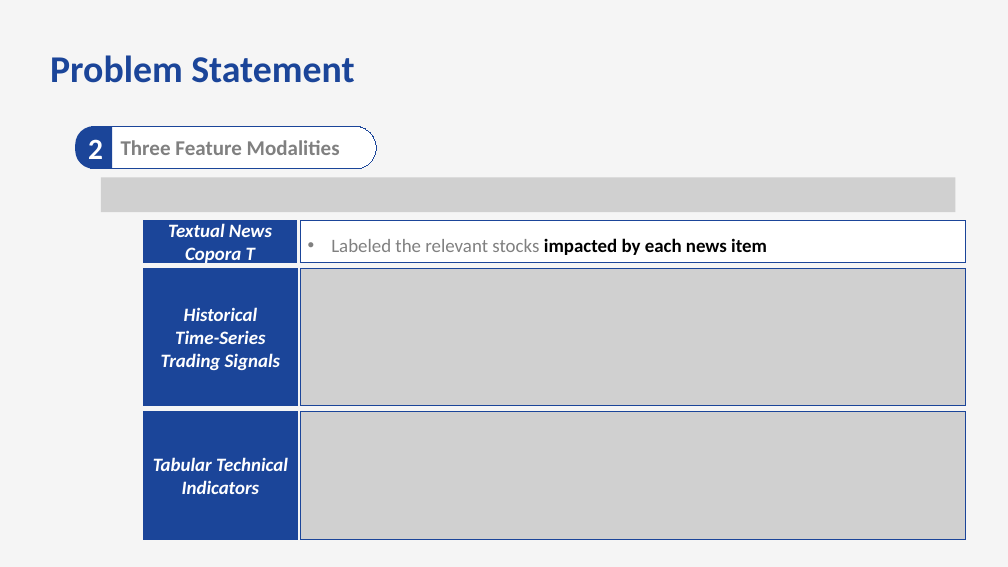
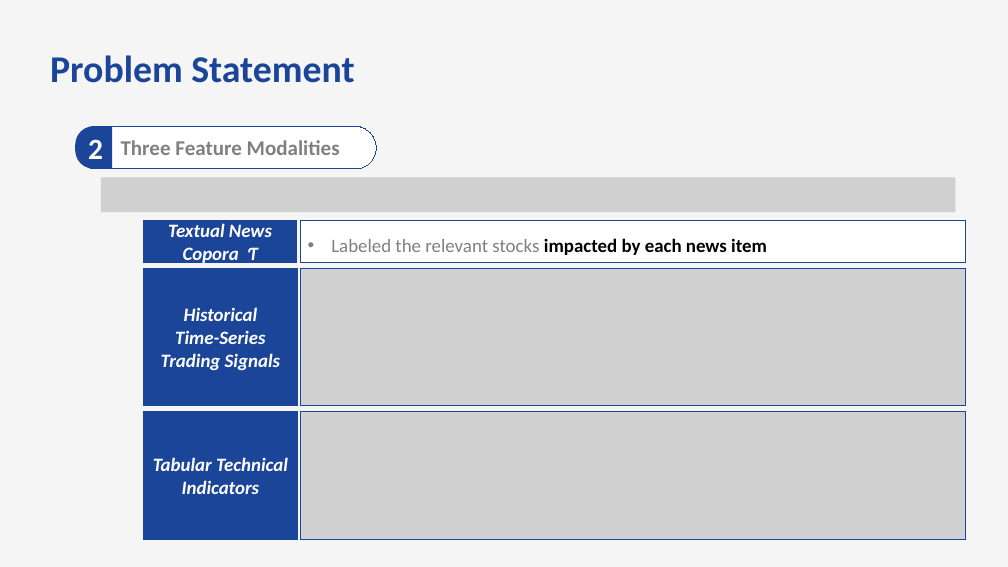
Before and after one commit to bts1991/study, a slide deck: slide 8 of 논문 Review/Others/paper_review.pptx. Drawn at 1008x567 pixels with LibreOffice and Linux fonts; fonts in the diff are those of the drawing; grey boxes stand for pictures. Boxes give left, top, right and bottom in pixels: in the first picture for what was removed or moved away, otherwise in the second. Text is boxed around its words. In the diff, an @@ line names an element or a change of style, - is before the commit and + after.

```diff
--- a/논문 Review/Others/paper_review.pptx
+++ b/논문 Review/Others/paper_review.pptx
@@ text in rectangle at bbox=[168, 223, 272, 265]: text changed @@
-Textual News Copora T
+Textual News Copora Ƭ
```
Also in this commit, not shown: 10 other slides changed, 2 other files.
